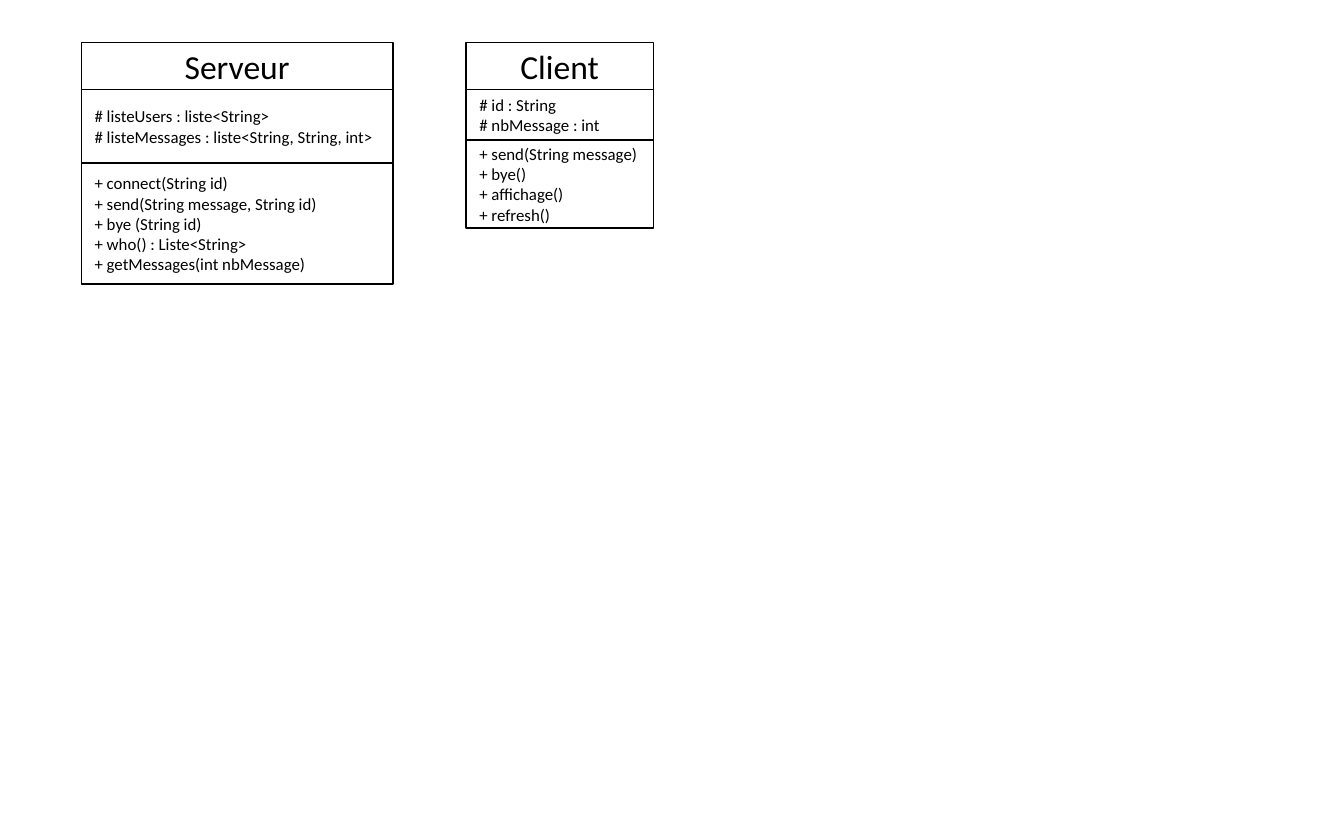
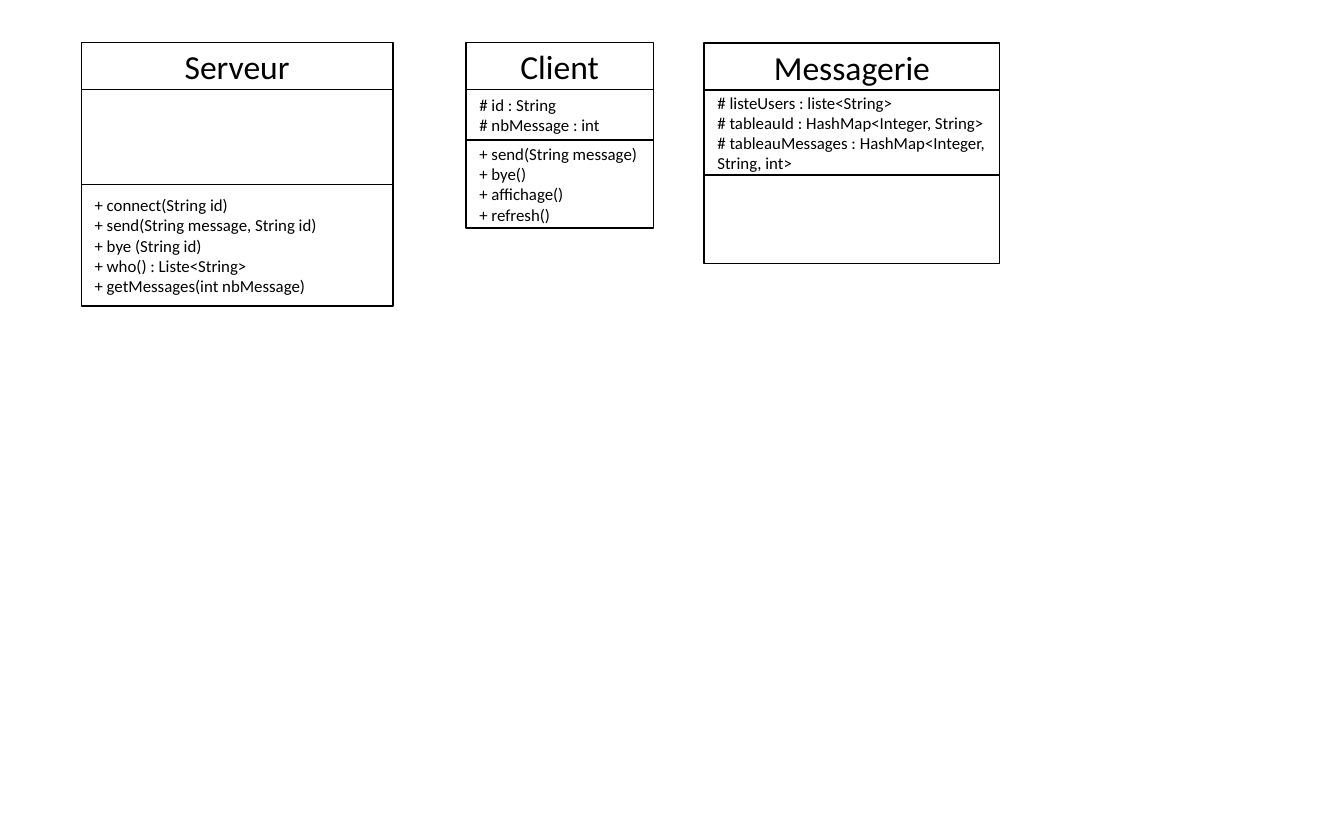
Before and after one commit to JonathanCozzo/TP-Messagerie, a slide deck: slide 1 of TP Chat - Tableau de Classes.pptx. Drawn at 1344x840 pixels with LibreOffice and Linux fonts; fonts in the diff are those of the drawing. Boxes give left, top, right and bottom in pixels: in the first picture for what was removed or moved away, otherwise in the second. Text is boxed around its words. In the diff, an @@ line names an element or a change of style, - is before the commit and + after.

Commit message:
Update diagramme de classes

```diff
--- a/TP Chat - Tableau de Classes.pptx
+++ b/TP Chat - Tableau de Classes.pptx
@@ rectangle added at (x1=704, y1=43, x2=1000, y2=90), outline #000000 0.75 pt, 18 pt, text #000000 @@
+Messagerie
@@ rectangle resized from (x1=82, y1=90, x2=394, y2=164) to (x1=82, y1=90, x2=394, y2=185) @@
@@ text in rectangle at (x1=107, y1=110, x2=373, y2=146): text removed @@
-# listeUsers : liste<String>
-# listeMessages : liste<String, String, int>
@@ rectangle added at (x1=704, y1=90, x2=1000, y2=175), outline #000000 0.75 pt, 9 pt, text #000000 @@
+# listeUsers : liste<String>
+# tableauId : HashMap<Integer, String>
+# tableauMessages : HashMap<Integer, String, int>
@@ rectangle added at (x1=704, y1=175, x2=1000, y2=263), outline #000000 0.75 pt @@
@@ rectangle "+ connect(String id)" moved from (x1=82, y1=163, x2=394, y2=284) to (x1=82, y1=184, x2=394, y2=305) @@
```
